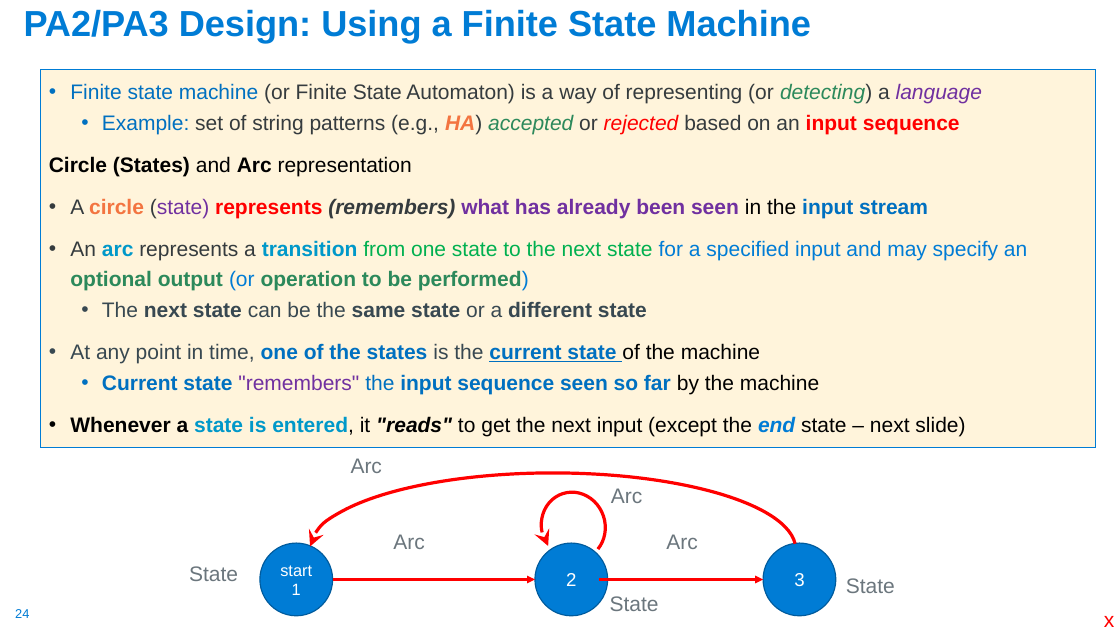
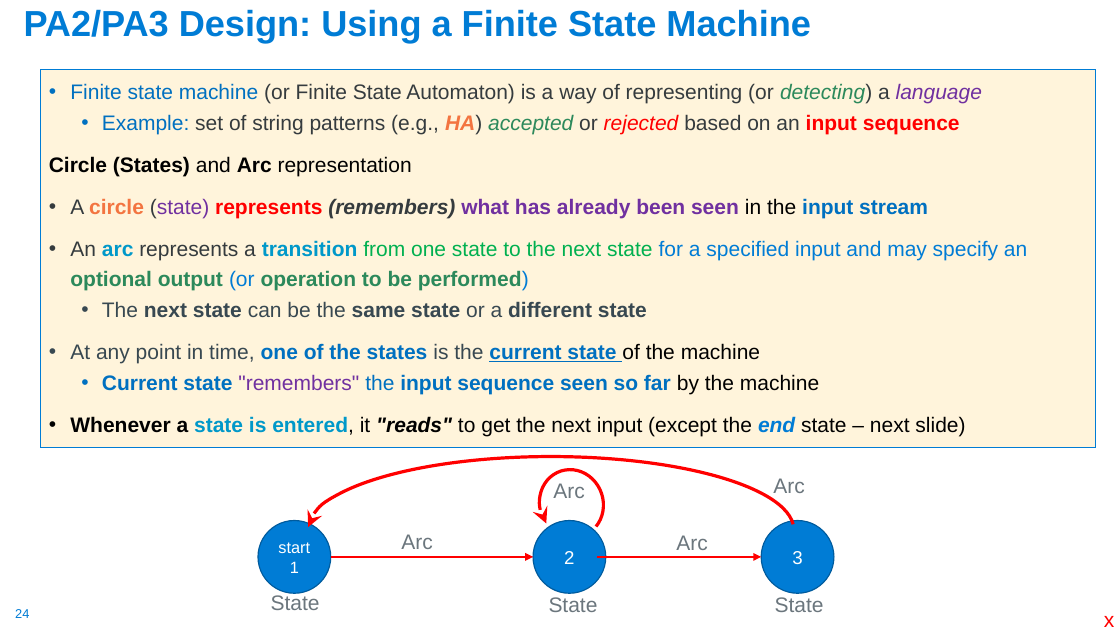
Before and after one commit to cse30-sp24/Muller-Slides, a slide deck: slide 24 of 01-C-Part1.pptx. Drawn at 1120x630 pixels with LibreOffice and Linux fonts; fonts in the diff are those of the drawing. Boxes give left, top, right and bottom in pixels: in the first picture for what was removed or moved away, otherwise in the second. Text is boxed around its words. In the diff, an @@ line names an element or a change of style, - is before the commit and + after.

```diff
--- a/01-C-Part1.pptx
+++ b/01-C-Part1.pptx
@@ arc (boxed as its full ellipse): place and size @@
-arc (boxed as its full ellipse) at [310, 473, 795, 626]
+arc (boxed as its full ellipse) at [308, 456, 794, 602]
@@ arc (boxed as its full ellipse): place and size @@
-arc (boxed as its full ellipse) at [533, 485, 614, 569]
+arc (boxed as its full ellipse) at [530, 462, 612, 546]
@@ text "Arc": place and size @@
-text "Arc" at [611, 488, 642, 503]
+text "Arc" at [553, 483, 584, 498]
@@ text "Arc": place and size @@
-text "Arc" at [351, 458, 382, 473]
+text "Arc" at [773, 478, 804, 493]
@@ text "Arc": place and size @@
-text "Arc" at [393, 534, 424, 549]
+text "Arc" at [401, 534, 432, 549]
@@ text "Arc": place and size @@
-text "Arc" at [666, 534, 697, 549]
+text "Arc" at [676, 535, 707, 550]
@@ 3 ellipses, 2 arrows: place and size @@
-3 ellipses, 2 arrows at [260, 544, 836, 617]
+3 ellipses, 2 arrows at [258, 521, 834, 594]
@@ text "State": place and size @@
-text "State" at [189, 566, 238, 581]
+text "State" at [271, 595, 320, 610]
@@ text "State": place and size @@
-text "State" at [610, 596, 659, 611]
+text "State" at [549, 597, 598, 612]
@@ text "State": place and size @@
-text "State" at [846, 578, 895, 593]
+text "State" at [775, 597, 824, 612]
```
Also in this commit, not shown: 18 other slides changed, 1 other file.
